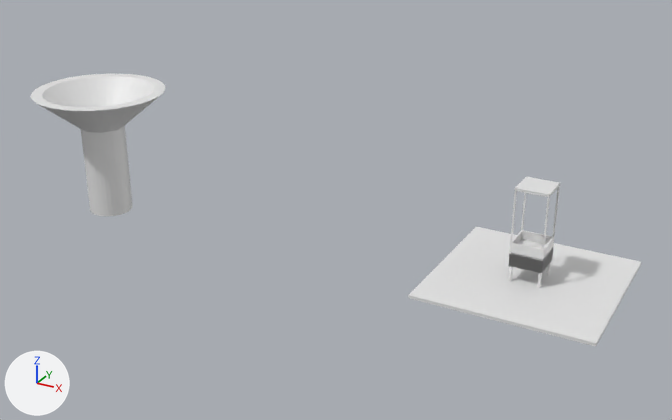
One commit to the Blender file exploder/assets/gumball_machine.blend: the scene before it, then after it.
Rendered twice from a 50 mm camera at (13.6, -48.4, 25.9) aimed at (-10.0, -5.4, 4.4). Every picture has the same lights, and +X, +Y and +Z are marked at lower left. Objects named as collision shapes, trigger or cutter boxes, shadow casters or lower levels of detail are left out.

Names of what the first picture shows: 'Cone', 'Cube', 'case', 'inner-box'.
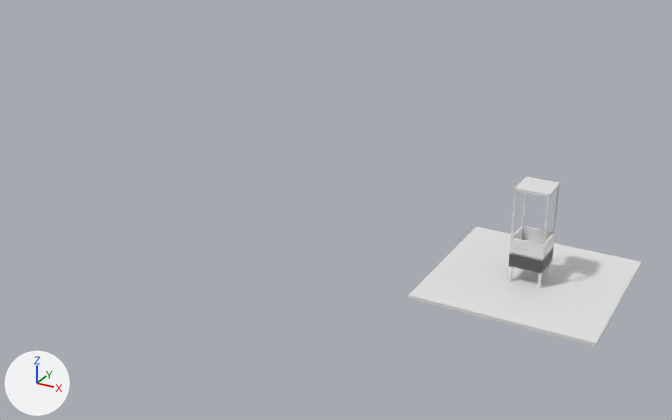
Boxes [x1, y1, x2, y2] around the edits, measured in the pictures (672 x 420 px; the box of a moved part takes in the faces that stretch with it):
'Cone', deleted
    before: [31, 73, 165, 216]
'inner-box', no longer drawn
    before: [513, 189, 557, 249]
part 2 of me_cube_001, moved or reshaped
    both: [510, 185, 560, 259]

Patch to the scene script:
```diff
--- a/exploder/assets/gumball_machine.blend.py
+++ b/exploder/assets/gumball_machine.blend.py
@@ me_cube @@
 me_cube.from_pydata(...)  # 8 vertices, 6 faces; spans x -1.0..1.0, y -1.0..1.0, z -1.34..1.0
 # used by ob_inner_box; parent = ob_case; location = (0.0, 0.0, 0.212); scale = (0.9, 0.9, 1.62)
 # verts and faces of me_cube; kept vertices keep their numbers, new ones are numbered from 8
 # before: 0 (-1.0, -1.0, -1.34) at pixel (511, 250), 1 (-1.0, -1.0, 1.0) at pixel (516, 190), 2 (-1.0, 1.0, -1.34), 3 (-1.0, 1.0, 1.0), 4 (1.0, -1.0, -1.34) at pixel (542, 257)
 # before: 5 (1.0, -1.0, 1.0) at pixel (548, 196), 6 (1.0, 1.0, -1.34), 7 (1.0, 1.0, 1.0)
+# me_cube part 1
+delete_faces([(2, 3, 7, 6), (0, 4, 5, 1), (0, 2, 6, 4)])
+verts[2] = (-1.0, 1.0, -1.28)  # moved, pixel (521, 237)
+verts[4] = (1.0, -1.0, -1.32)  # moved, pixel (542, 257)
+verts[6] = (1.0, 1.0, -1.23)  # moved
+verts[8] = (-0.57, 1.0, -1.34)  # pixel (528, 240)
+verts[9] = (-0.44, -1.0, -1.39)  # pixel (520, 254)
+faces += [(2, 3, 7, 6, 8), (0, 9, 4, 5, 1), (0, 2, 8, 9), (4, 9, 8, 6)]
 me_cube.materials.append(mat_invisible)
@@ me_cube_001 @@
 me_cube_001.from_pydata(...)  # 100 vertices, 103 faces; spans x -1.0..1.0, y -1.0..1.0, z -1.95..1.0
 # used by ob_case; location = (0.0, 0.0, 4.0); scale = (1.0, 1.0, 2.0)
+# me_cube_001 part 2: all 12 vertices in x -1.0..1.0, y -1.0..1.0, z -0.7 are moved by (0.0, 0.0, 0.15)
@@ ob_cone @@
-ob_cone = bpy.data.objects.new('Cone', me_cone)
-ob_cone.location = (-21.64, -11.28, 10.36)
-ob_cone.rotation_euler = (0.0, 3.142, 0.0)  # degrees (0, 180, 0)
-ob_cone.scale = (1.2, 1.2, 1.0)
```
